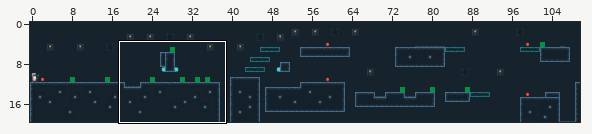
Level history. Tiled map: src/levels/level2.tmx. The first picture is a wide view before the edit; the outline marks the close-up.
Close-up. Before the commit:
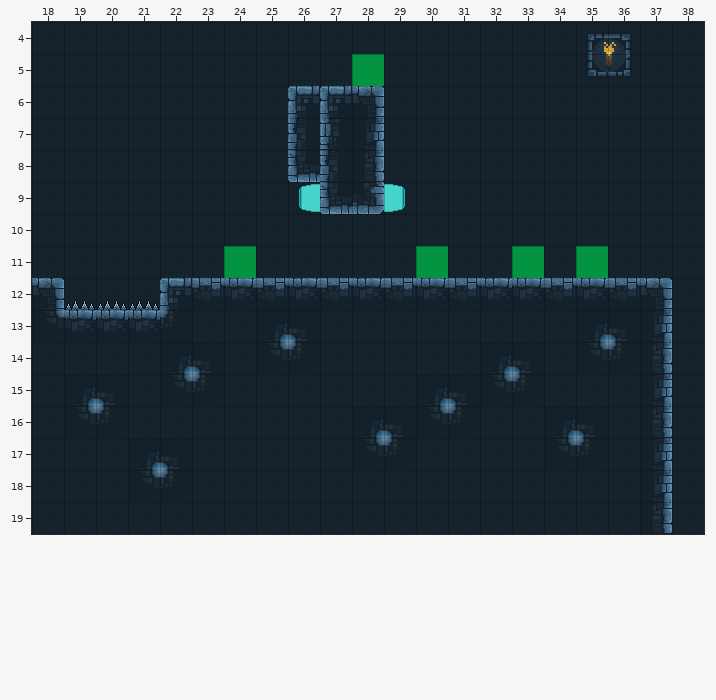
Cells are 32x32 px. Shown: x 18..38, y 4..19. The commit also changed other parts of the map, which this record leaves out.
Now the later version:
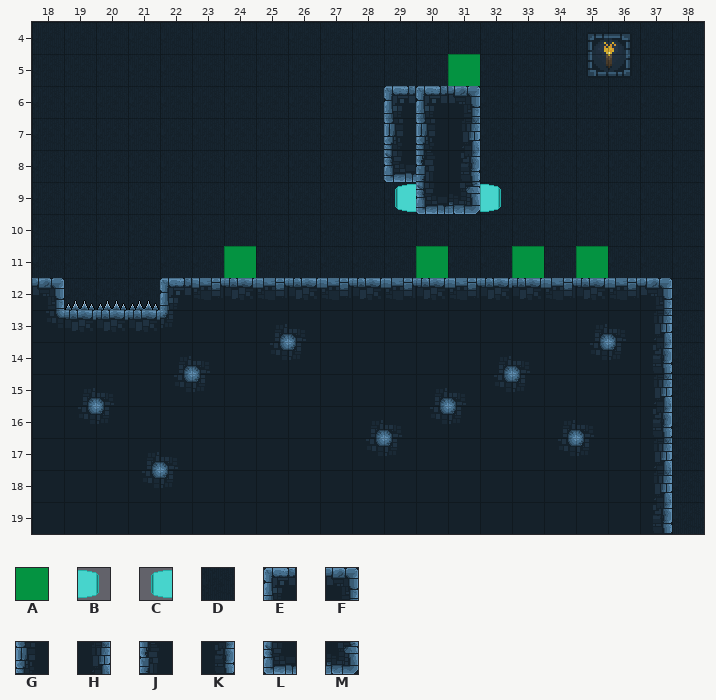
Key: from "enemy": A 0; from "shooter": B 0, C 0 flipped left-right; from "tileset": D 0, E 7, F 10, G 13, H 16, J 19, K 22, L 25, M 28.
_ is an empty cell.
Objects are placed by their top-left corner, in cells (3,4 is the top-left corner of cell 3,4); size is 1x1 cell unless given.
The exact change:
Layer "foreground":
y 6: x 26..31 EEFDDD -> DDDEEF
y 7: x 26..31 JGHDDD -> DDDGGH
y 8: x 26..31 LJKDDD -> DDDLJK
y 9: x 27..28 LM -> DD; x 30..31 DD -> LM
Layer "characters":
changed: A "enemy" at 28,5 -> A "enemy" at 31,5
Layer "shooters":
changed: C at 26,9 -> C at 29,9
changed: B at 29,9 -> B at 32,9
